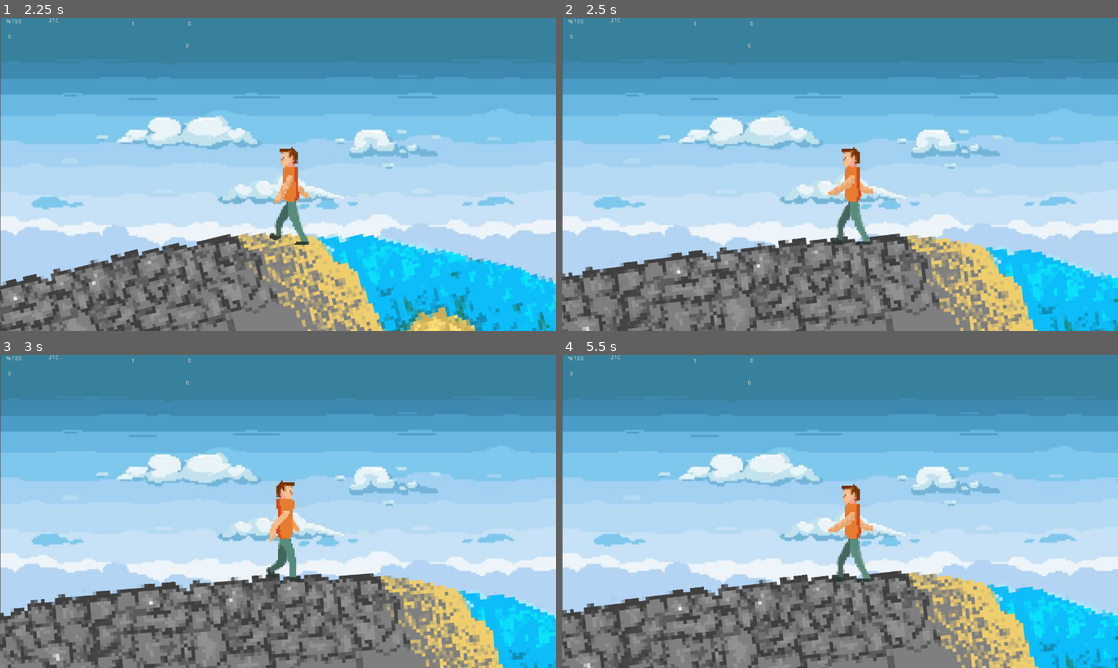
Above: before the commit, frames 1-4 (two rows, left to right).
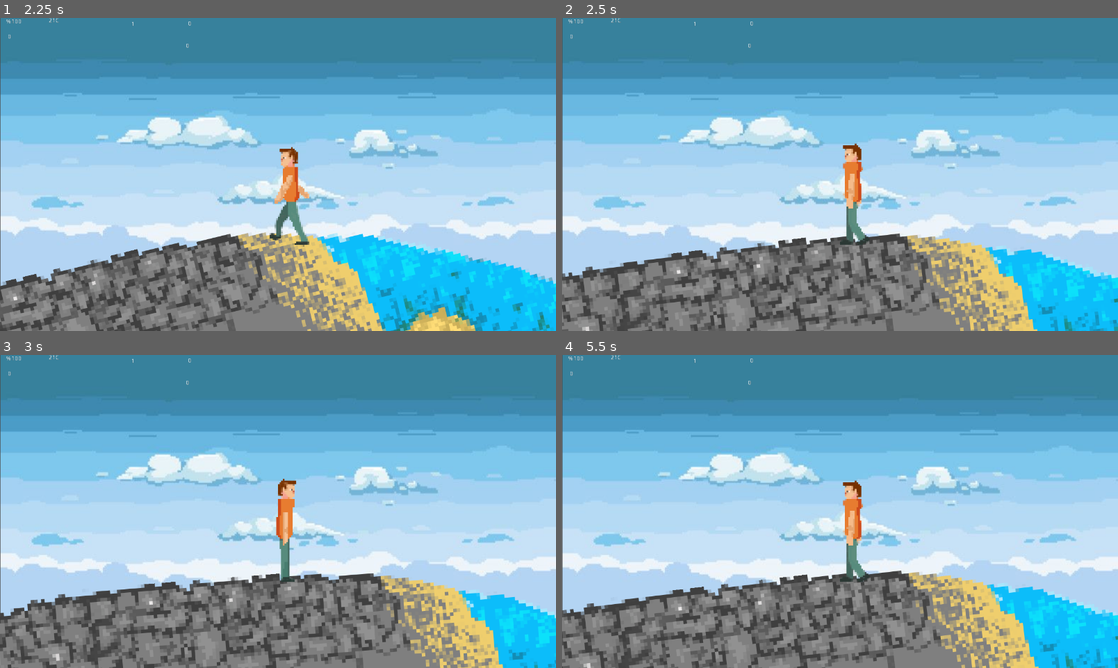
Above: after the commit, the same moments.

Repository: GoksuBay/GGJ
Game: Godot game, scene res://Main menu.tscn
The game is run twice, just before and just after one commit, with the same random seed, the same clock (stepped at 60 frames per second) and the same inputs.
Inputs (mouse positions are in pixels of both pictures, inside the frame that each line leads up to):
- Up to frame 1 (2.25 s): click (278, 246) at 0.5 s; hold Right (ui_right) 1.28-2.03 s; hold Space (ui_select) 1.28-2.03 s; hold Left (ui_left) from 2.03 s (still down); tap Space (ui_select) at 2.1 s
- Up to frame 2 (2.5 s): keep holding Left (ui_left); tap Space (ui_select) at 2.27 s
- Up to frame 3 (3 s): tap Space (ui_select) at 2.57 s; release Left (ui_left) at 2.78 s; hold Right (ui_right) from 2.78 s (still down); hold Space (ui_select) from 2.78 s (still down)
- Up to frame 4 (5.5 s): release Space (ui_select) at 3.53 s; tap Space (ui_select) at 3.6, 3.77, 4.07, 5.1, 5.27 s; release Right (ui_right) at 4.28 s; hold Space (ui_select) 4.28-5.03 s; hold Left (ui_left) from 4.28 s (still down)

Frame 1 is identical in both runs. In frame 2, 0.9% of the frame differs, in the area x 47-56%, y 40-73%; in frame 3, 0.8%; in frame 4, 0.9%.

Commit message:
dd

Diff:
--- a/TestGGJ/KinematicBody2D.gd
+++ b/TestGGJ/KinematicBody2D.gd
@@ -47,7 +47,7 @@
 			$AnimatedSprite.speed_scale = 1.0
 			$AnimatedSprite.position = Vector2(551.772 , 187)
 			animation = false
-			if Input.is_action_pressed("ui_select") && (rotation < 0.75 || rotation > -2.80):
+			if Input.is_action_pressed("ui_select") && (rotation < 0.75 || rotation > -2.80) && get_parent().numofSeeds > 0:
 				print("work")
 				animation = true
 				$AnimatedSprite.play("Tohum")
--- a/TestGGJ/Node2D.gd
+++ b/TestGGJ/Node2D.gd
@@ -73,8 +73,8 @@
 		tempTimer()
 		during_game()
 	if numofTrees != 10000 && numofTrees%200 == 0:
-		G -= 2
-		B -= 2
+		G -= 3
+		B -= 3
 	get_node("Sprite").modulate = Color8(255 , G , B)
 	if temp_ss*numofPeople > 10000 && game_ending() != true:
 		warm()
